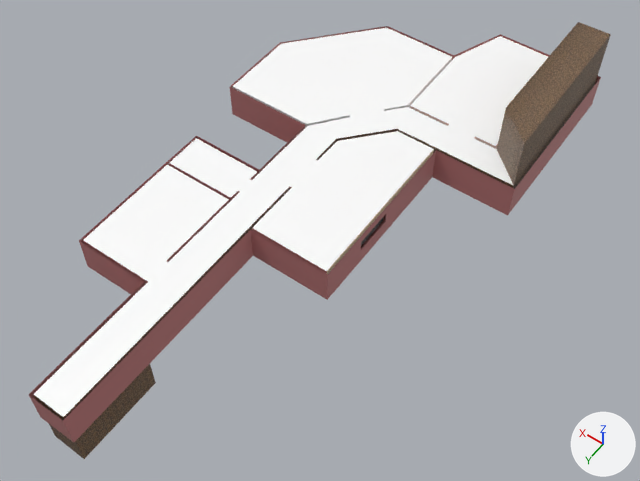
Renders of the FBX model Candle Light/Assets/House/Models/House Model.fbx from each side of a commit.
One viewpoint serves both versions: a camera (50 mm lens) standing at (-7.59, 11.47, 15.62) and looking at (-0.57, 1.63, 0.16). Every picture has the same lights, and +X, +Y and +Z are marked at lower right. Where no turn or scale is listed for an object, it has been applied to the vertices. Vertices at the same position are counted once.
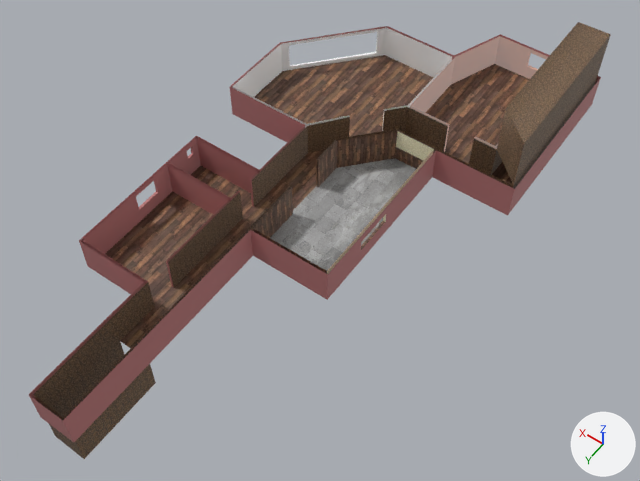
The change in detail:
me_mesh is used by ob_polysurface1; location (0.0, 0.0, 0.0).
me_mesh had 217 vertices, 192 faces and spanned x -3.58..3.58, y -5.95..8.21, z -0.82..2.29.
me_mesh now has 190 vertices, 151 faces and spans x -3.58..3.58, y -5.95..8.21, z -0.82..2.29.
Part 1, on me_mesh:
27 vertices are removed from x -1.51..0.43, y -1.5..2.73, z 0.07..0.98.
41 faces are deleted.
me_mesh part 2: 16 kept faces spanning x 1.7..3.58, y -4.56..-2.41, z 0.07..0.98 get new texture (UV) coordinates.
me_mesh no longer uses material mat_kitchenfloor (picture img_slate_tile_ceramic_seamless_texture_light_gray_map_for_3d_graphics__jpg).
me_mesh no longer uses material mat_kitchentile.
me_mesh no longer uses material mat_lambert11 (white #ffffff).
Mesh me_mesh_002 is new.
It has 24 vertices, 9 faces and spans x -1.58..0.48, y -1.5..2.72, z 0.07..0.98.
It uses material mat_hardwood (picture img_hardwood_jpg).
Mesh me_mesh_003 is new.
It has 14 vertices, 5 faces and spans x -1.58..-0.53, y -1.5..2.72, z 0.46..0.98.
It uses material mat_kitchentile.
Mesh me_mesh_1 is new.
It has 9 vertices, 1 face and spans x -1.51..0.48, y -1.5..2.72, z 0.0.
It uses material mat_kitchenfloor (picture img_slate_tile_ceramic_seamless_texture_light_gray_map_for_3d_graphics__jpg).
Mesh me_mesh_004 is new.
It has 43 vertices, 1 face and spans x -5.19..1.85, y -6.21..5.75, z 0.0.
It uses material mat_hardwood (picture img_hardwood_jpg).
Object 'kitchenWall' (ob_kitchenwall) is new; it shows me_mesh_002.
Its location is (0.0, 0.0, 0.0).
Object 'kitchenWall2' (ob_kitchenwall2) is new; it shows me_mesh_003.
Its location is (0.0, 0.0, 0.0).
Object 'kitchenFloor1' (ob_kitchenfloor1) is new; it shows me_mesh_1.
Its location is (0.0, 0.0, 0.07).
Object 'houseFloor' (ob_housefloor) is new; it shows me_mesh_004.
Its location is (1.68, 0.33, 0.08).

Where the change shows, as pixel boxes [x1, y1, x2, y2] in the pictures (640 x 481 px):
'houseFloor', added (brown)
    after: [105, 55, 530, 348]
'kitchenFloor1', added
    after: [270, 158, 416, 271]
'kitchenWall', added (brown)
    after: [252, 131, 423, 274]
'kitchenWall2', added
    after: [327, 132, 434, 274]
part 1 of me_mesh, deleted
    before: [34, 28, 548, 417]
part 2 of me_mesh, surface changed
    before: [280, 26, 387, 44]
    after: [280, 26, 387, 71]
